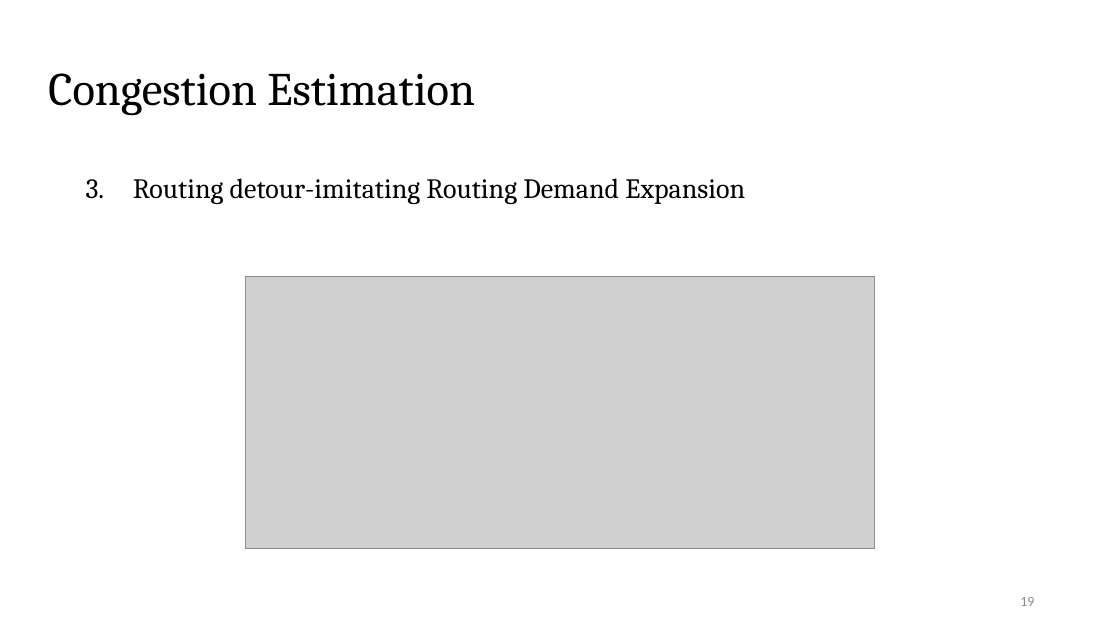
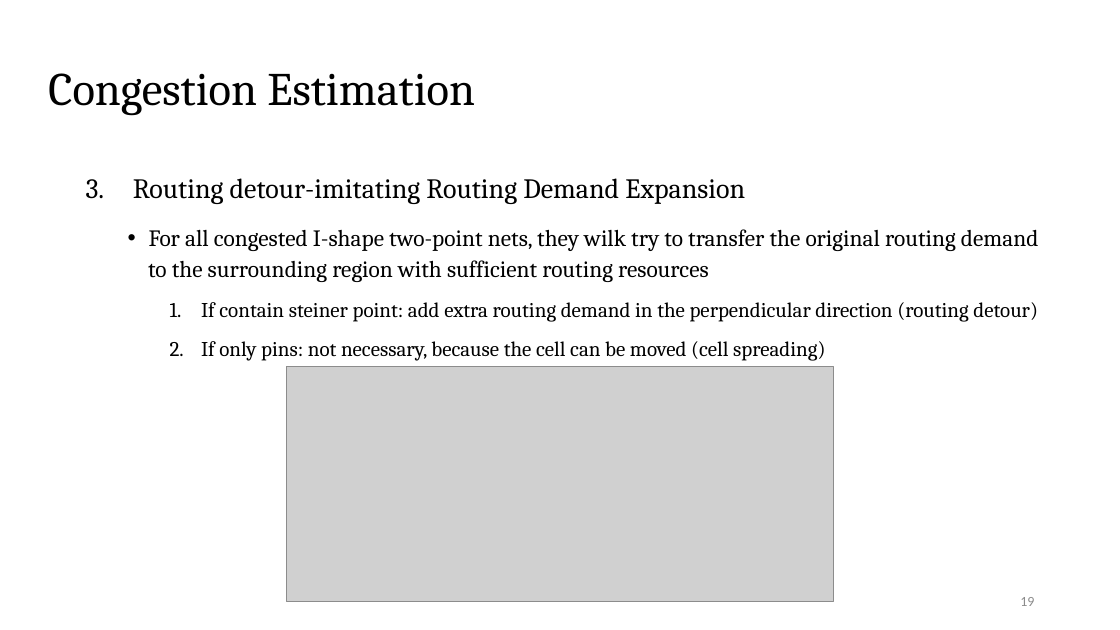
Before and after one commit to Pacific-Feng-Studuies/Studied-Papers, a slide deck: slide 20 of GM/Placement/PUFFER A Routability-Driven Placement Framework via Cell Padding/PUFFER A Routability-Driven Placement Framework via Cell Padding.pptx. Drawn at 1120x630 pixels with LibreOffice and Linux fonts; fonts in the diff are those of the drawing; grey boxes stand for pictures. Boxes give left, top, right and bottom in pixels: in the first picture for what was removed or moved away, otherwise in the second. Text is boxed around its words. In the diff, an @@ line names an element or a change of style, - is before the commit and + after.

```diff
--- a/GM/Placement/PUFFER A Routability-Driven Placement Framework via Cell Padding/PUFFER A Routability-Driven Placement Framework via Cell Padding.pptx
+++ b/GM/Placement/PUFFER A Routability-Driven Placement Framework via Cell Padding/PUFFER A Routability-Driven Placement Framework via Cell Padding.pptx
@@ text at <box>148,229,1039,361</box>: paragraphs added @@
+  • For all congested I-shape two-point nets, they wilk try to transfer the original routing demand
+  to the surrounding region with sufficient routing resources
+    1. If contain steiner point: add extra routing demand in the perpendicular direction (routing detour)
+    2. If only pins: not necessary, because the cell can be moved (cell spreading)
@@ picture: place and size @@
-picture at <box>245,277,875,549</box>
+picture at <box>287,366,833,602</box>
```
Also in this commit, not shown: 1 other slide changed.
